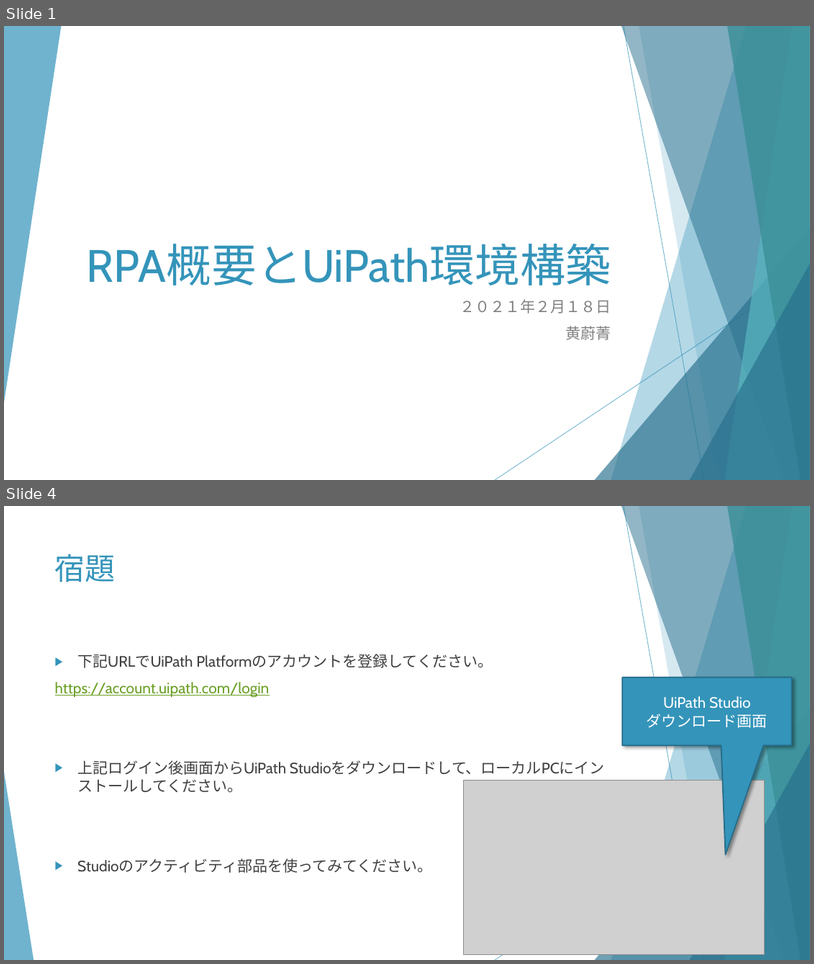
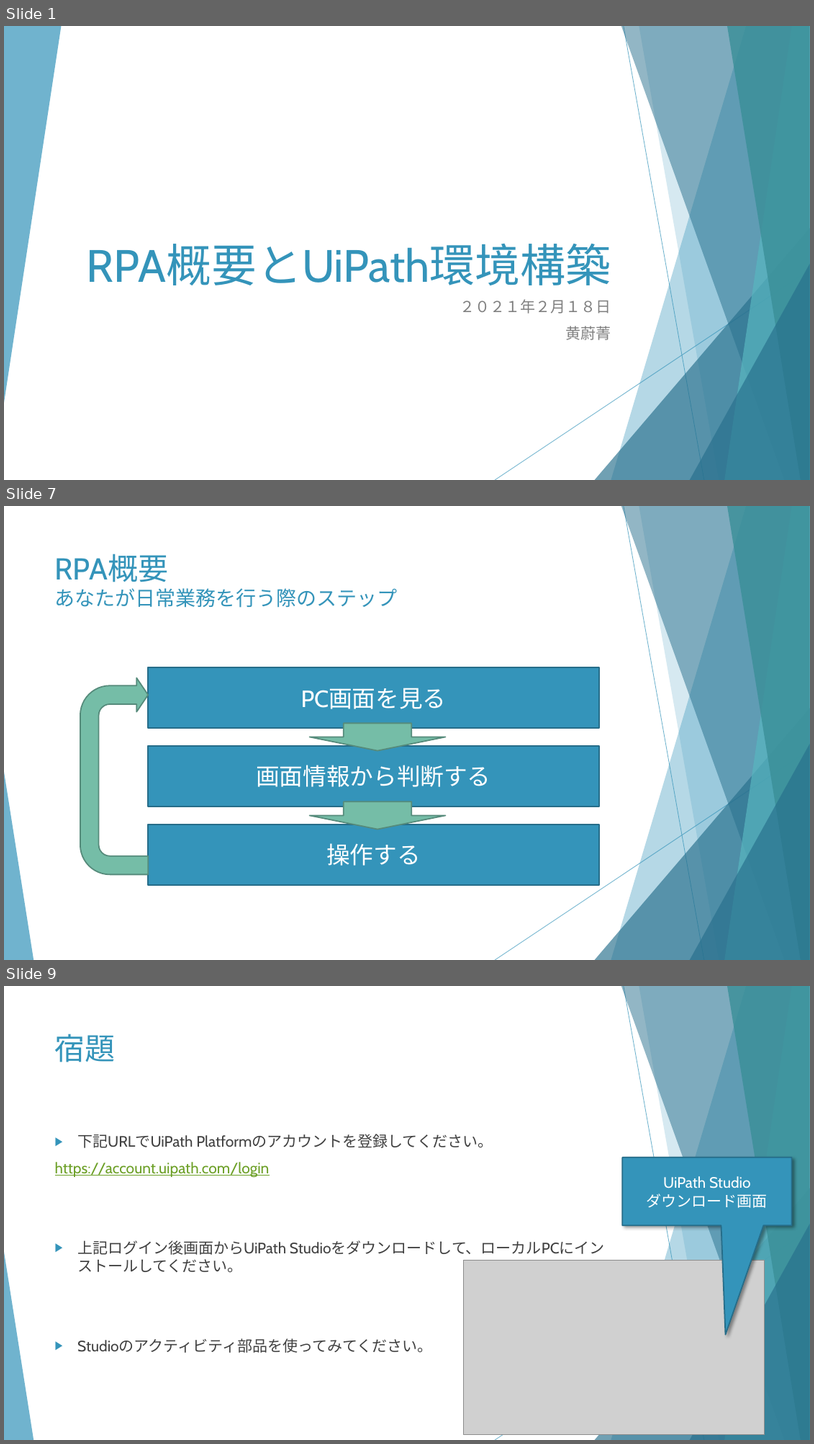
Before and after one commit to huangweijing/rpastudy, a slide deck: 020_RPA技術実施/20210218_RPA概要とUiPath環境構築/20210218_RPA概要とUiPath環境構築.pptx. Shown one above the other, each under a label of ours: slides 1 and 4 before the commit, slides 1, 7 and 9 after it; the slides between them are not shown. The pictures are 814x964 and 814x1444 pixels, drawn with LibreOffice and Linux fonts; fonts in the diff are those of the drawing; grey boxes stand for pictures. Boxes give left, top, right and bottom in pixels: in the first picture for what was removed or moved away, otherwise in the second. Text is boxed around its words. In the diff, an @@ line names an element or a change of style, - is before the commit and + after.

```diff
--- a/020_RPA技術実施/20210218_RPA概要とUiPath環境構築/20210218_RPA概要とUiPath環境構築.pptx
+++ b/020_RPA技術実施/20210218_RPA概要とUiPath環境構築/20210218_RPA概要とUiPath環境構築.pptx
@@ slide 7 added at (x1=4, y1=506, x2=810, y2=960), background #FFFFFF; not listed: 10 template elements that a slide beside it also shows @@
@@ title added at (x1=55, y1=554, x2=398, y2=608), 24 pt, text #3494BA @@
+RPA概要
+あなたが日常業務を行う際のステップ
@@ uturn arrow added at (x1=80, y1=677, x2=148, y2=874), fill #75BDA7, outline #578C7C 1.5 pt @@
@@ rectangle added at (x1=148, y1=667, x2=599, y2=728), fill #3494BA, outline #266D8A 1.5 pt, 28 pt, text #FFFFFF @@
+PC画面を見る
@@ down arrow added at (x1=309, y1=723, x2=445, y2=750), fill #75BDA7, outline #578C7C 1.5 pt @@
@@ rectangle added at (x1=148, y1=746, x2=599, y2=806), fill #3494BA, outline #266D8A 1.5 pt, 28 pt, text #FFFFFF @@
+画面情報から判断する
@@ down arrow added at (x1=309, y1=801, x2=445, y2=829), fill #75BDA7, outline #578C7C 1.5 pt @@
@@ rectangle added at (x1=148, y1=824, x2=599, y2=885), fill #3494BA, outline #266D8A 1.5 pt, 28 pt, text #FFFFFF @@
+操作する
@@ what was slide 4 is now slide 9 @@
```
Also in this commit, not shown: 1 slide changed, 5 other slides added, 1 slide removed, 2 other files.
